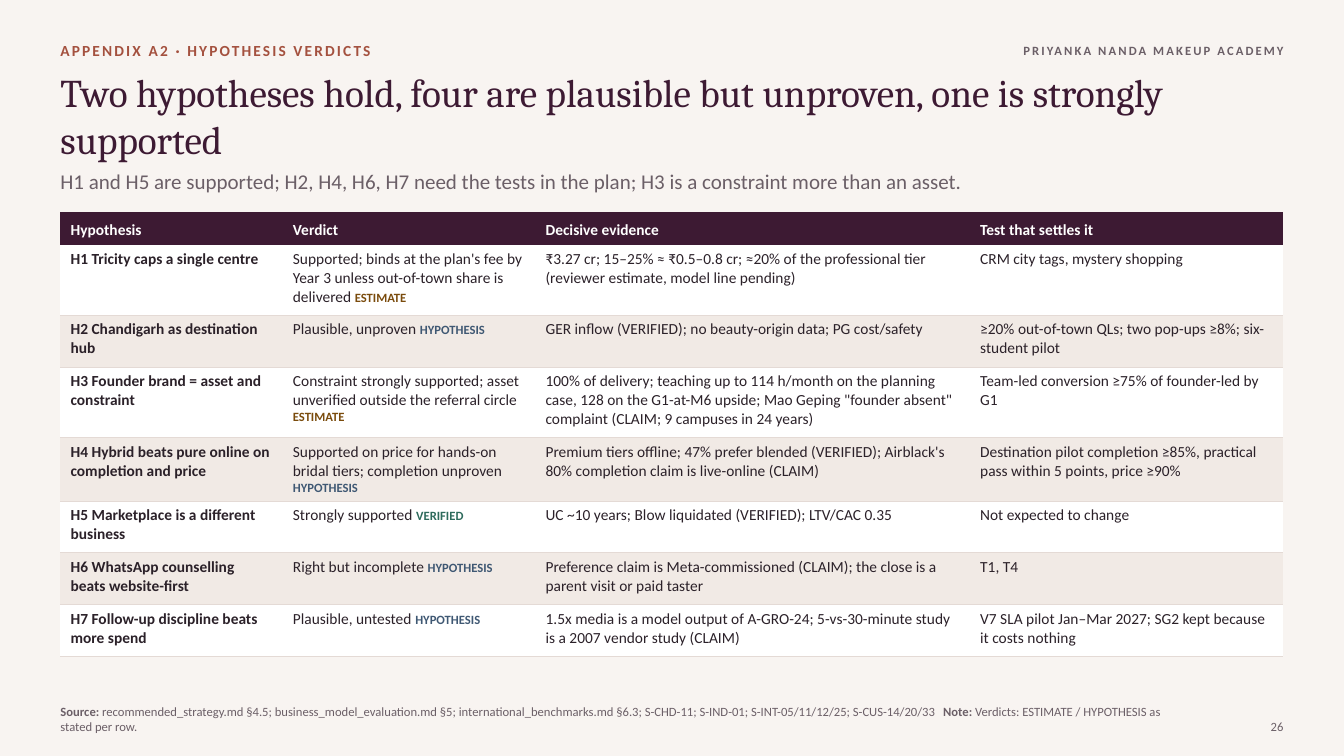
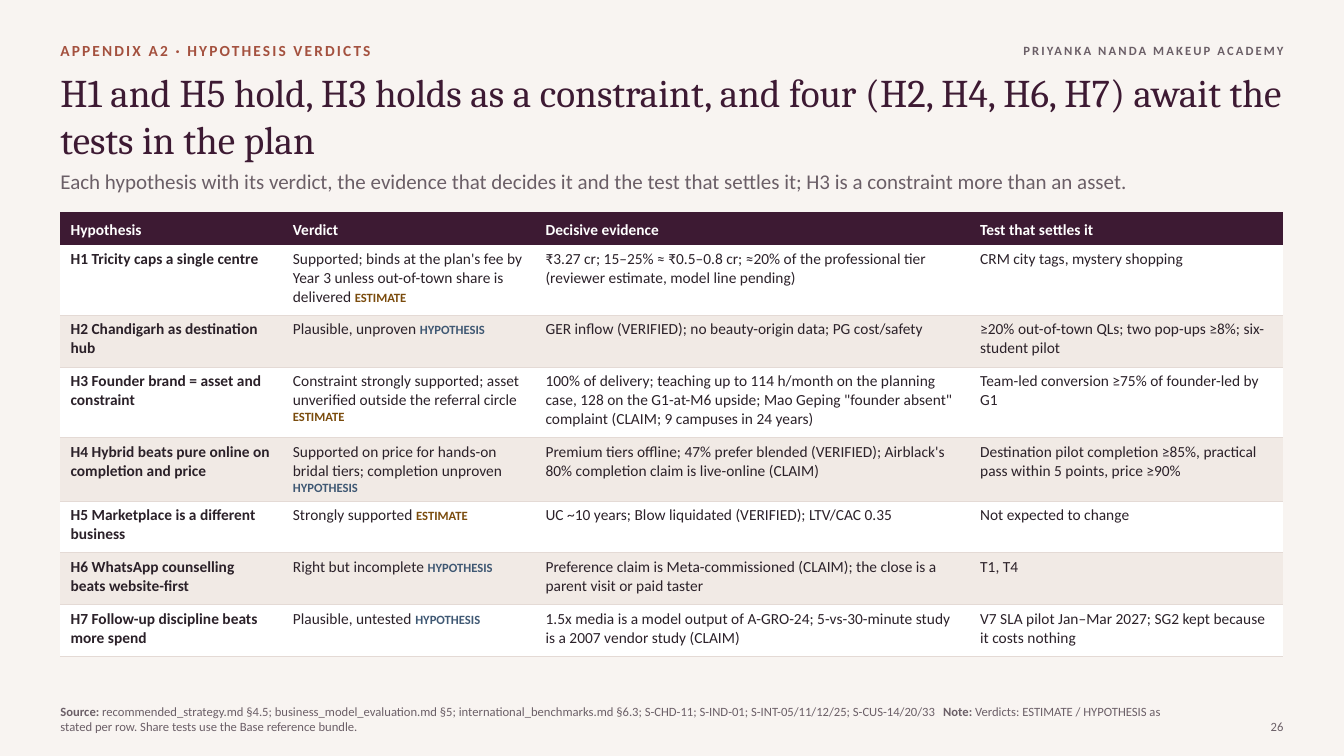
Before and after one commit to ravishchaaubey/apna-demo, a slide deck: slide 26 of priyanka_nanda_academy/final/Priyanka_Nanda_Academy_Growth_Strategy.pptx. Drawn at 1344x756 pixels with LibreOffice and Linux fonts; fonts in the diff are those of the drawing. Boxes give left, top, right and bottom in pixels: in the first picture for what was removed or moved away, otherwise in the second. Text is boxed around its words. In the diff, an @@ line names an element or a change of style, - is before the commit and + after.

```diff
--- a/priyanka_nanda_academy/final/Priyanka_Nanda_Academy_Growth_Strategy.pptx
+++ b/priyanka_nanda_academy/final/Priyanka_Nanda_Academy_Growth_Strategy.pptx
@@ title at box(60, 79, 1282, 163): text changed @@
-Two hypotheses hold, four are plausible but unproven, one is strongly supported
+H1 and H5 hold, H3 holds as a constraint, and four (H2, H4, H6, H7) await the tests in the plan
@@ text at box(60, 174, 1126, 193): text changed @@
-H1 and H5 are supported; H2, H4, H6, H7 need the tests in the plan; H3 is a constraint more than an asset.
+Each hypothesis with its verdict, the evidence that decides it and the test that settles it; H3 is a constraint more than an asset.
@@ table at box(60, 212, 1285, 650) @@
-row 6, column 2: Strongly supported VERIFIED
+row 6, column 2: Strongly supported ESTIMATE
@@ text at box(60, 707, 1160, 733): text changed @@
-Source: recommended_strategy.md §4.5; business_model_evaluation.md §5; international_benchmarks.md §6.3; S-CHD-11; S-IND-01; S-INT-05/11/12/25; S-CUS-14/20/33 Note: Verdicts: ESTIMATE / HYPOTHESIS as stated per row.
+Source: recommended_strategy.md §4.5; business_model_evaluation.md §5; international_benchmarks.md §6.3; S-CHD-11; S-IND-01; S-INT-05/11/12/25; S-CUS-14/20/33 Note: Verdicts: ESTIMATE / HYPOTHESIS as stated per row. Share tests use the Base reference bundle.
```
Also in this commit, not shown: 28 other slides changed, 7 other files.
